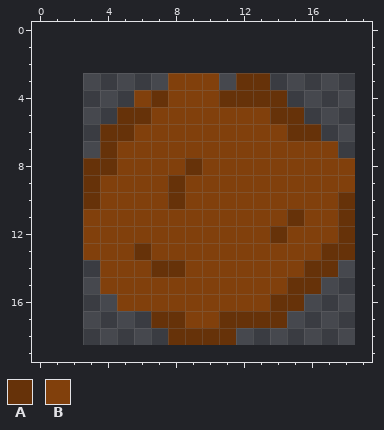
Two states of a pixel-art sprite, sprites/sEarthProjectile/layers/6b9b574b-ebb9-4d8b-b59c-91d18737cabe/0dc9499e-7341-404c-8f31-fe838fa28744.png. That is the earlier state.
The file is 16x16 pixels. The old version is drawn lined up with the new one, on the new canvas.
Palette (. is transparent): A #663209  B #81400c
Pixels before, first column x 3:
 3 .....BBB.AA.....
 4 ...BABBBAAAA....
 5 ..AABBBBBBBAA...
 6 .AABBBBBBBBBAA..
 7 .ABBBBBBBBBBBBB.
 8 AABBBBABBBBBBBBB
 9 ABBBBABBBBBBBBBB
10 ABBBBABBBBBBBBBA
11 BBBBBBBBBBBBABBA
12 BBBBBBBBBBBABBBA
13 BBBABBBBBBBBBBAA
14 .BBBAABBBBBBBAA.
15 .BBBBBBBBBBBAA..
16 ..BBBBBBBBBAA...
17 ....AABBAAAA....
18 .....AAAA.......
The result:
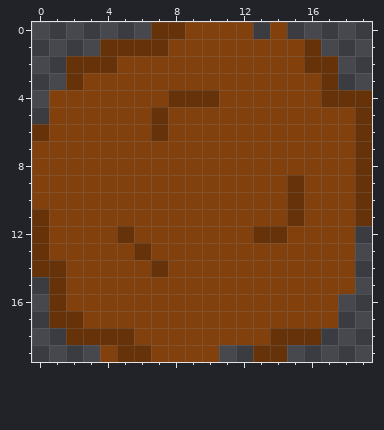
The edit:
canvas 16x16 -> 20x20, the old top-left corner now at 3,3
Changed rows in their new state; - is an unchanged pixel.
first column x 0:
 0 -------AABBBB-B-----
 1 ----AAAABBBBBBBBA---
 2 --AAABBBBBBBBBBBAA--
 3 --ABBBBB---BBBBBBA--
 4 -BBBBB-BAAABBBBBBAAA
 5 -BBBBBBA------BBBBBA
 6 ABBBBB-A-------BBBBA
 7 BBBBB-------------BA
 8 BBBBB----B---------A
 9 BBBB----B------A---A
10 BBBB----B------A--BA
11 ABB---------------BA
12 ABB--A-------A----B-
13 ABB--------------BB-
14 AABB----B-------BBB-
15 -ABB-----------BBBB-
16 -ABBB---------BBBB--
17 -AABBBBBB--BBBBBBB--
18 --AAAABBBBBBBBAAA---
19 ----BAABBBB--AA-----
Pixel boxes of the changes (left, top, right, bottom) in both pictures:
changed: (32, 22, 372, 362)
